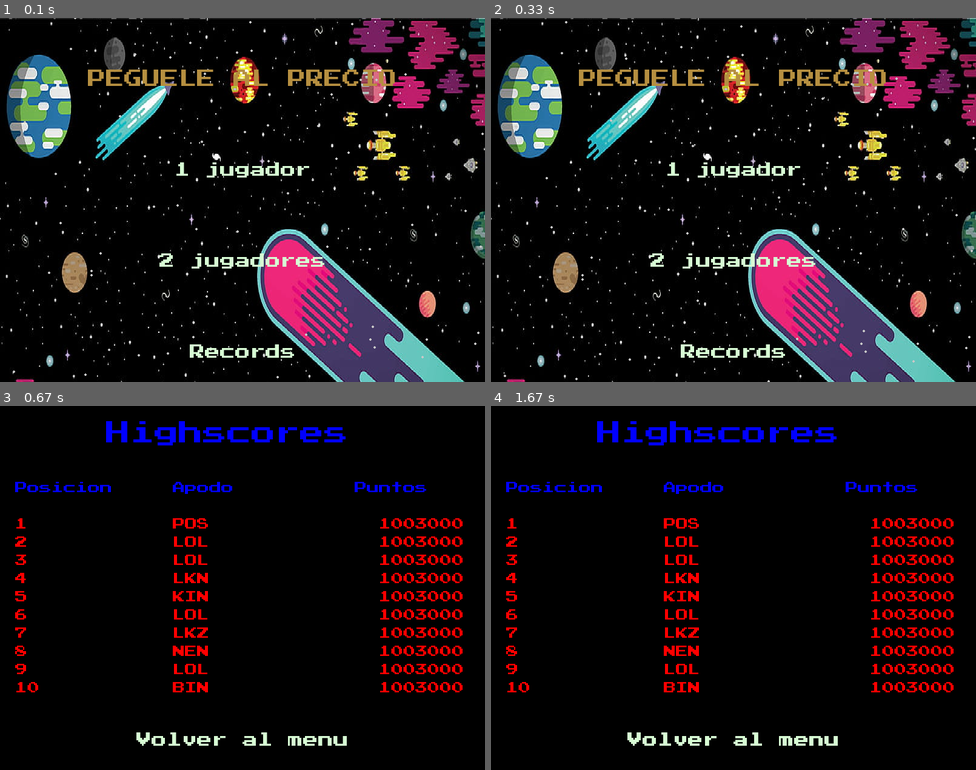
Above: before the commit, frames 1-4 (two rows, left to right).
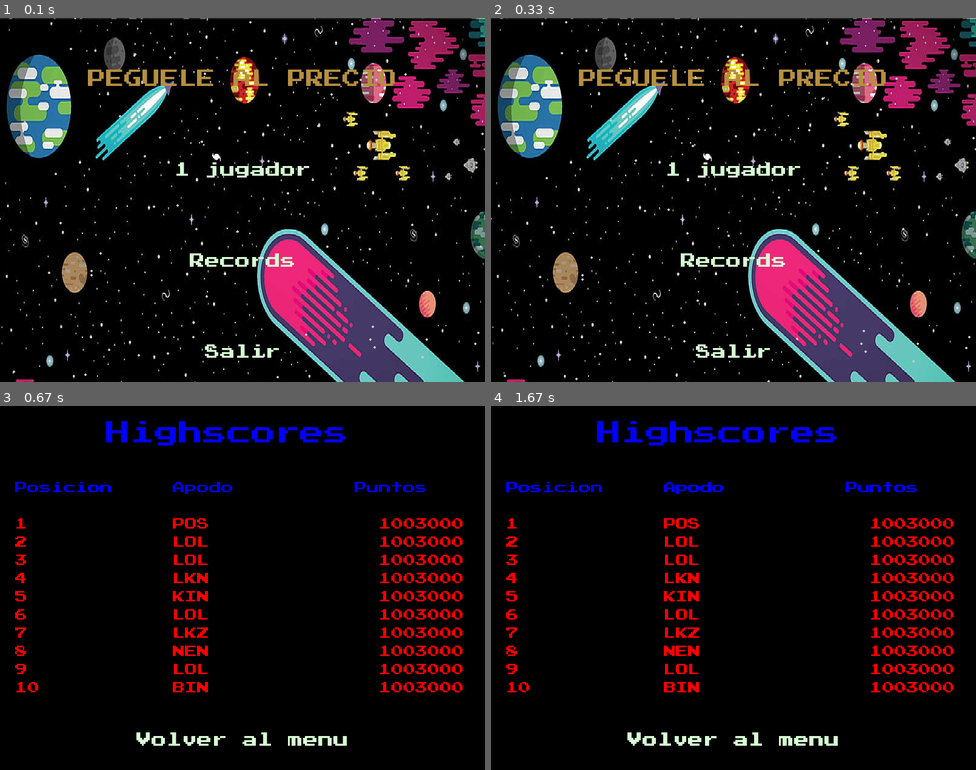
Above: after the commit, the same moments.

Repository: Pungsis/pygame-Cabrera-Porsia
Game: pygame game, started from principal.py
The game is run twice, just before and just after one commit, with the same random seed, the same clock (stepped at 60 frames per second) and the same inputs.
Inputs:
- Up to frame 1 (0.1 s): no input
- Up to frame 2 (0.33 s): no input
- Up to frame 3 (0.67 s): click "Records" at 0.38 s
- Up to frame 4 (1.67 s): hold W 0.67-1.13 s; hold A from 1.17 s (still down)

The runs differ from the first frame. In frame 1, 0.8% of the frame differs, in the area x 32-67%, y 64-94%; in frame 2, 0.8%; in frame 3, nothing differs; in frame 4, nothing differs.

Commit message:
Version final

Diff:
--- a/datosRecords.txt
+++ b/datosRecords.txt
@@ -67,3 +67,4 @@
 20331,EPN
 19900,POR
 18194,SSZ
+2870,ASD
--- a/extras.py
+++ b/extras.py
@@ -10,7 +10,7 @@
 def dibujar(screen, productos_en_pantalla, producto_principal, producto_candidato, puntos, segundos, nivel):
 
     defaultFont = pygame.font.Font("assets/font.ttf", 20)
-    defaultFontGrande = pygame.font.Font("assets/font.ttf", 30)
+    defaultFontSmall = pygame.font.Font("assets/font.ttf", 10)
 
     # Linea del piso
     pygame.draw.line(screen, (255, 255, 255),
@@ -44,6 +44,8 @@
             screen.blit(imagen_transformada, (rect.x, rect.y))
             render = defaultFont.render(f"${producto[2]}", True, (255,255,255))
             screen.blit(render, (675, y2 + 20))
+            render = defaultFontSmall.render(f"{producto[1]}", True, (255,255,255))
+            screen.blit(render, (675, y2 + 50))
 
 
 
--- a/principal.py
+++ b/principal.py
@@ -161,7 +161,6 @@
 def menu():
     corriendo = True
     fpsClock = pygame.time.Clock()
-    pygame.display.flip()
     coordenadas_lista = []
     for i in range(60):
             x = random.randint(0, 800)
@@ -176,14 +175,14 @@
 
         PLAY_BUTTON = Button(None, pos=(400, 250),
                             text_input="1 jugador", font=get_font(25), base_color="#d7fcd4", hovering_color="White")
-        OPTIONS_BUTTON = Button(None, pos=(400, 400),
-                            text_input="2 jugadores", font=get_font(25), base_color="#d7fcd4", hovering_color="White")
+        RECORDS_BUTTON = Button(None, pos=(400, 400),
+                            text_input="Records", font=get_font(25), base_color="#d7fcd4", hovering_color="White")
         QUIT_BUTTON = Button(None, pos=(400, 550),
-                            text_input="Records", font=get_font(25), base_color="#d7fcd4", hovering_color="White")
+                            text_input="Salir", font=get_font(25), base_color="#d7fcd4", hovering_color="White")
         screen.blit(BACKGROUND_MENU_TRANSFORMADA, (0,0))
         screen.blit(MENU_TEXT, MENU_RECT)
 
-        for button in [PLAY_BUTTON, OPTIONS_BUTTON, QUIT_BUTTON]:
+        for button in [PLAY_BUTTON, RECORDS_BUTTON, QUIT_BUTTON]:
             button.cambiarColor(MENU_MOUSE_POSICION)
             button.actualizar(screen)
 
@@ -197,9 +196,11 @@
                     instrucciones()
                     corriendo = False
 
+                if RECORDS_BUTTON.chequearEntrada(MENU_MOUSE_POSICION):
+                    records("F A L S E")
                 if QUIT_BUTTON.chequearEntrada(MENU_MOUSE_POSICION):
-                    records("F A L S E")
-
+                    pygame.quit()
+                    sys.exit()
         for j in coordenadas_lista:
             x = j[0]
             y = j[1]
